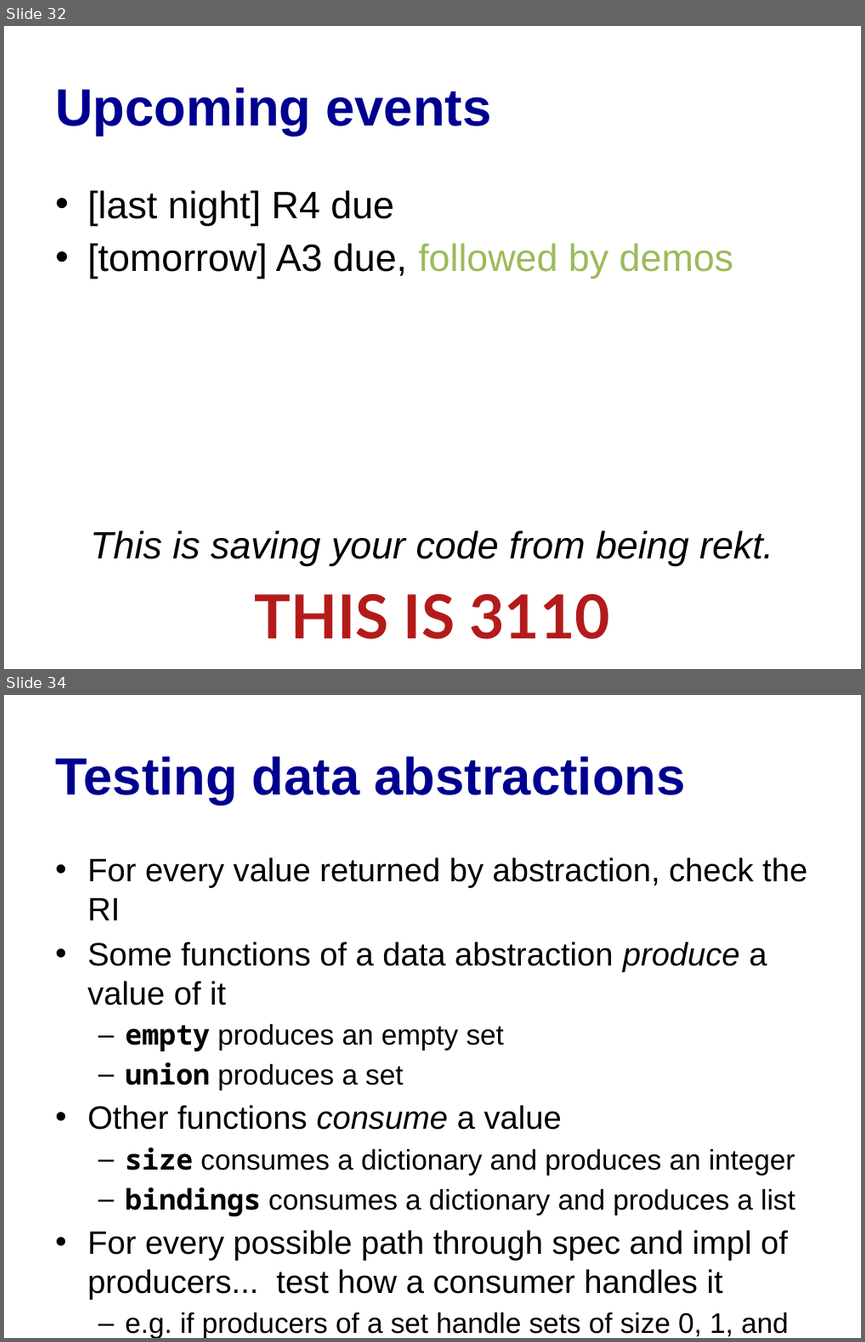
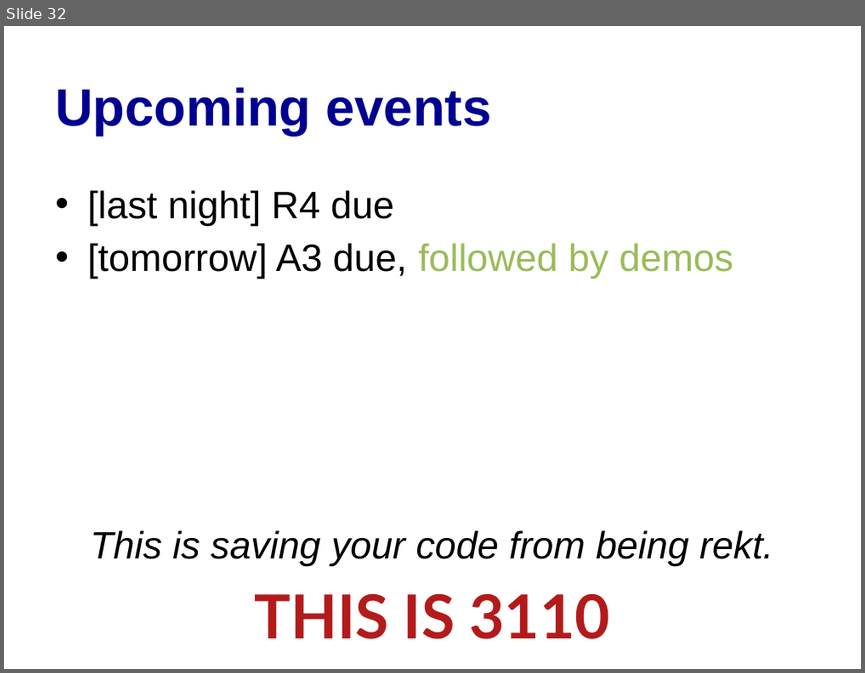
Before and after one commit to cs3110/materials-2019fa, a slide deck: 10-test/lec.pptx. Shown one above the other, each under a label of ours: slides 32 and 34 before the commit, slide 32 after it; the slides between them are not shown. The pictures are 865x1342 and 865x673 pixels, drawn with LibreOffice and Linux fonts; fonts in the diff are those of the drawing. Boxes give left, top, right and bottom in pixels: in the first picture for what was removed or moved away, otherwise in the second. Text is boxed around its words. In the diff, an @@ line names an element or a change of style, - is before the commit and + after.

```diff
--- a/10-test/lec.pptx
+++ b/10-test/lec.pptx
@@ slide 34 removed at <box>4,695,861,1338</box>, background #FFFFFF @@
@@ title removed at <box>55,756,685,805</box> @@
-Testing data abstractions
@@ text removed at <box>87,857,807,1338</box> @@
-• For every value returned by abstraction, check the RI
-• Some functions of a data abstraction produce a value of it
-  – empty produces an empty set
-  – union produces a set
-• Other functions consume a value
-  – size consumes a dictionary and produces an integer
-  – bindings consumes a dictionary and produces a list
-• For every possible path through spec and impl of producers... test how a consumer handles it
-  – e.g. if producers of a set handle sets of size 0, 1, and >1 differently...
-  – then test each such set with every consumer
```
Also in this commit, not shown: 1 other slide removed, 1 other file.
